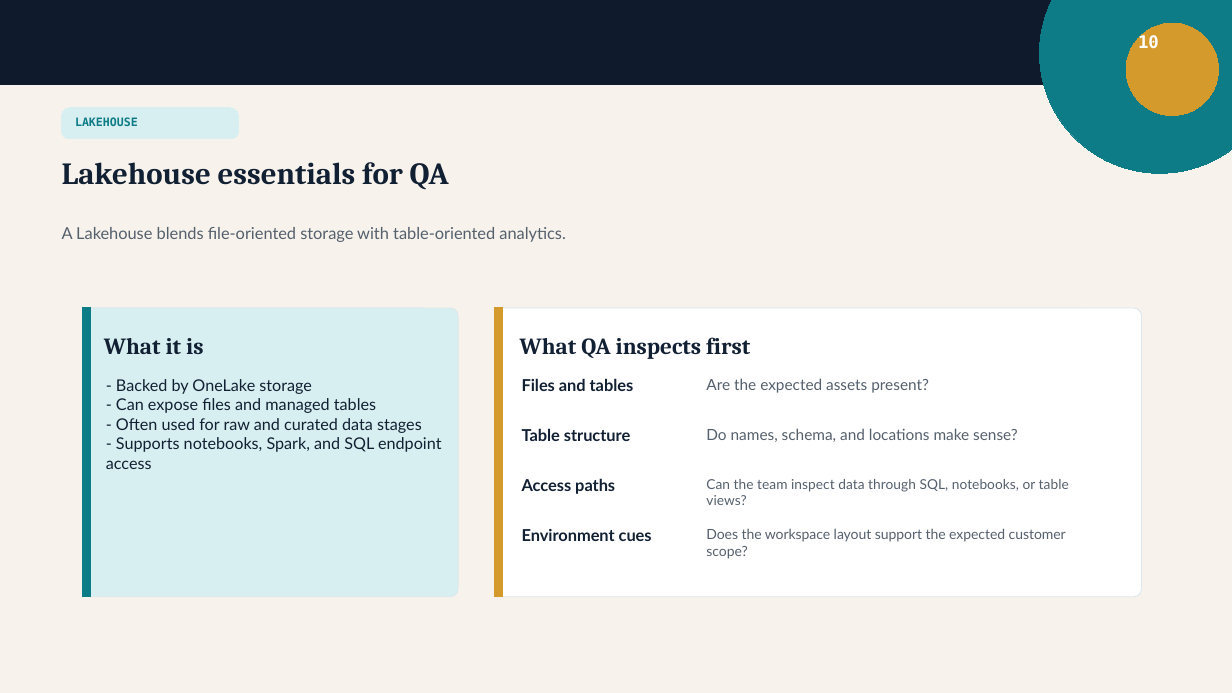
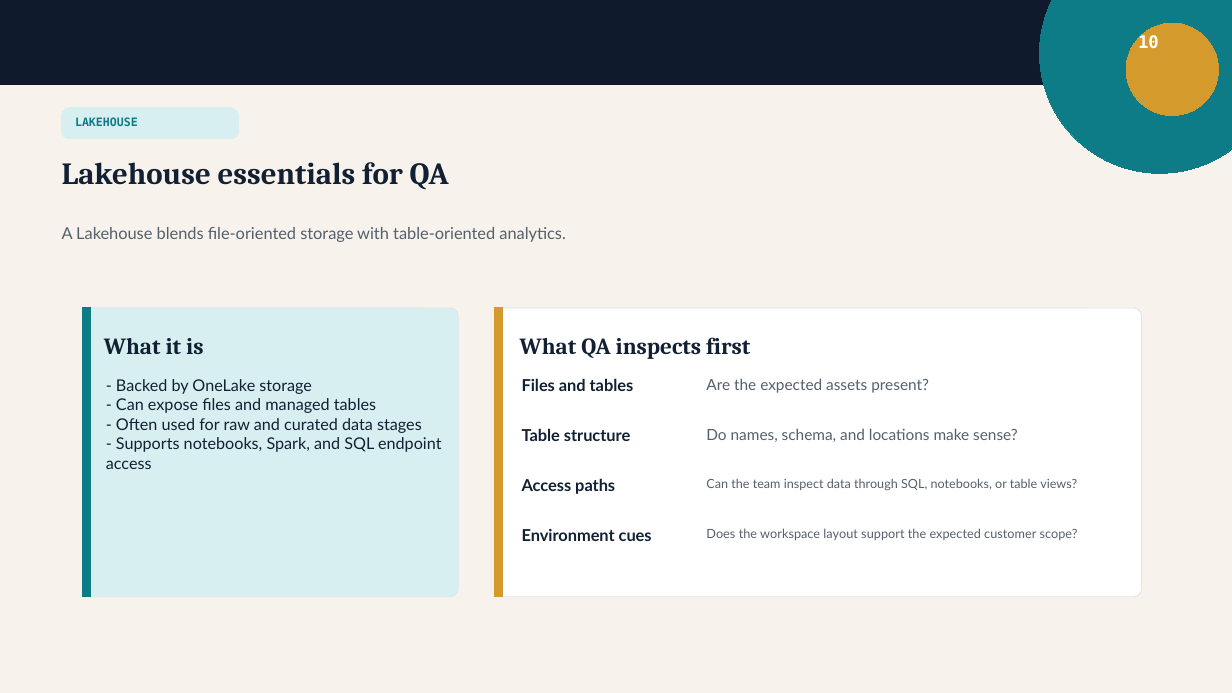
Before and after one commit to krish1711/MS-Fabric-QA-Training, a slide deck: slide 11 of Module 1/Module 1.pptx (slide 10 before the commit). Drawn at 1232x693 pixels with LibreOffice and Linux fonts; fonts in the diff are those of the drawing. Boxes give left, top, right and bottom in pixels: in the first picture for what was removed or moved away, otherwise in the second. Text is boxed around its words. In the diff, an @@ line names an element or a change of style, - is before the commit and + after.

```diff
--- a/Module 1/Module 1.pptx
+++ b/Module 1/Module 1.pptx
@@ text "Can the team inspect data ..." at [706,478,1077,491]: size 10.7 to 9.8 pt @@
@@ text "Does the workspace layout support ..." at [706,528,1078,540]: size 10.8 to 9.9 pt @@
```
Also in this commit, not shown: 4 other slides changed, 1 slide added, 2 other files.
